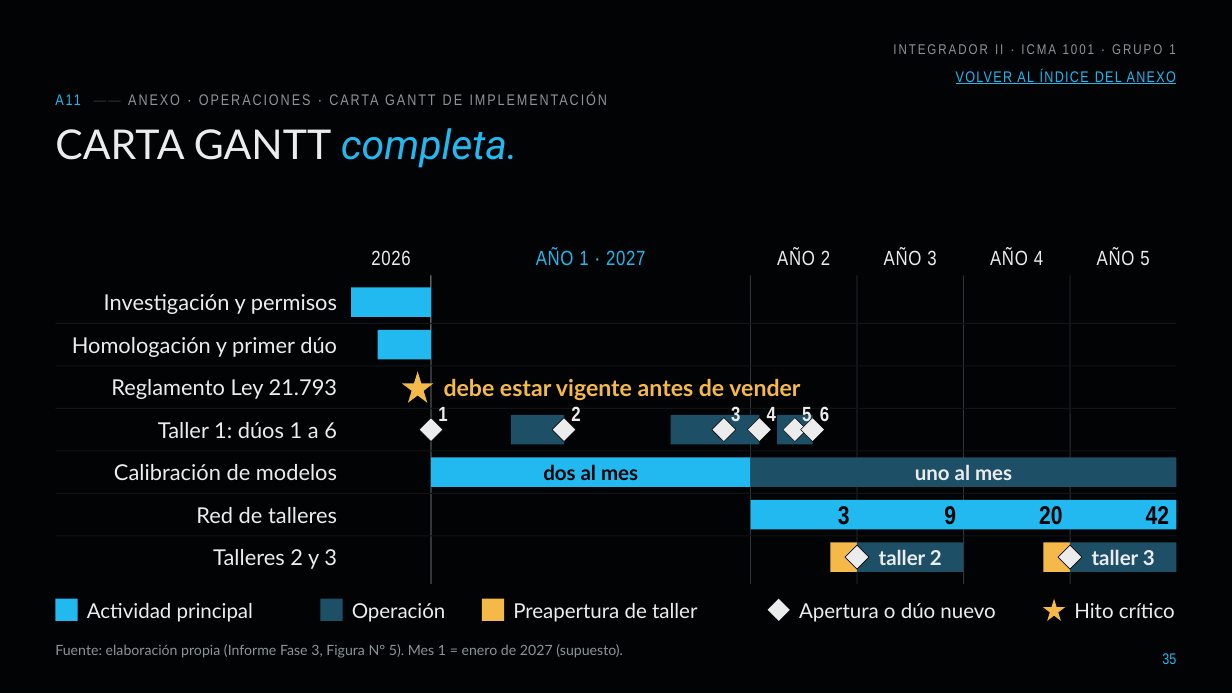
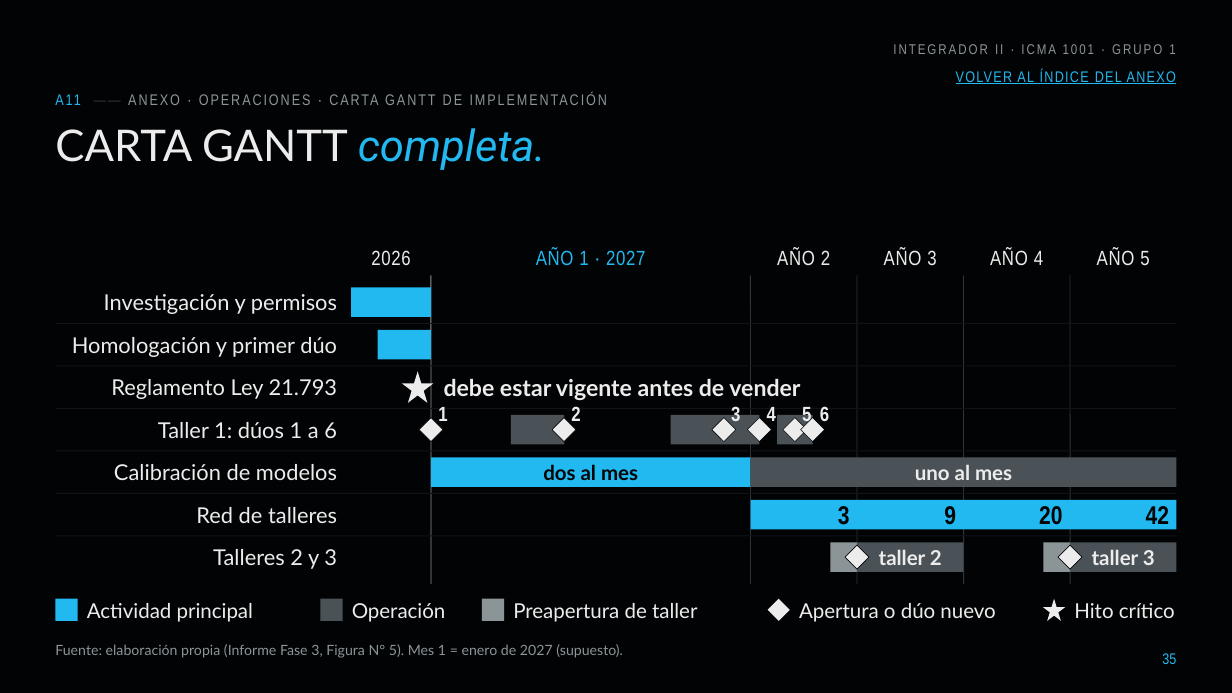
Before and after one commit to diegoaam0109-ux/lumine, a slide deck: slide 35 of fase-3/Grupo_01_LumineMotors_Fase3.pptx. Drawn at 1232x693 pixels with LibreOffice and Linux fonts; fonts in the diff are those of the drawing; background and template pictures are left out. Boxes give left, top, right and bottom in pixels: in the first picture for what was removed or moved away, otherwise in the second. Text is boxed around its words. In the diff, an @@ line names an element or a change of style, - is before the commit and + after.

```diff
--- a/fase-3/Grupo_01_LumineMotors_Fase3.pptx
+++ b/fase-3/Grupo_01_LumineMotors_Fase3.pptx
@@ title "CARTA GANTT completa." at (55, 128, 546, 170): size 32 to 34 pt @@
@@ star at (402, 372, 433, 403): fill #F5B94A to #ECECEC @@
@@ text "debe estar vigente antes de ..." at (444, 376, 800, 402): text colour #F5B94A to #ECECEC @@
@@ fill #1D4F66 to #4A5257 in 9 elements at (511, 415, 565, 445), (671, 415, 725, 445), (724, 415, 759, 445), (777, 415, 795, 445), (795, 415, 812, 445), (750, 457, 1177, 487), (858, 543, 964, 572), (1070, 543, 1177, 572), (321, 599, 343, 621) @@
@@ fill #F5B94A to #8B9598 in 3 elements at (831, 543, 858, 572), (1043, 543, 1070, 572), (482, 599, 505, 621) @@
@@ star at (1043, 599, 1066, 621): fill #F5B94A to #ECECEC @@
```
Also in this commit, not shown: 34 other slides changed, 20 other files.
